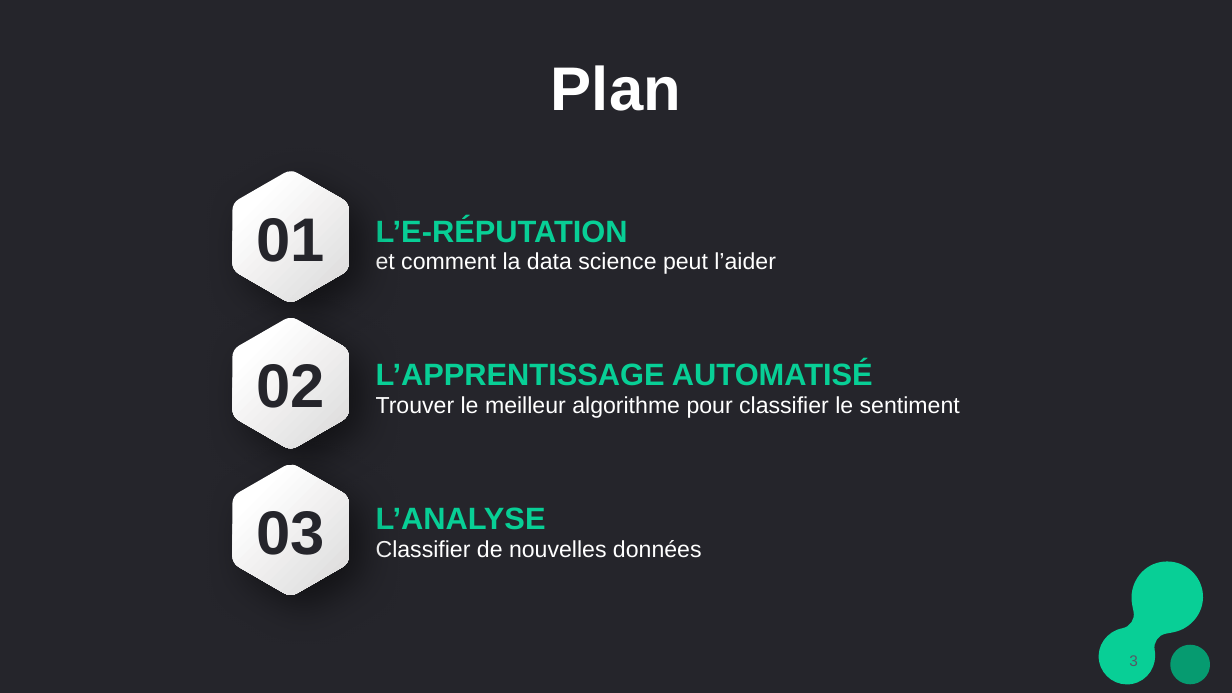
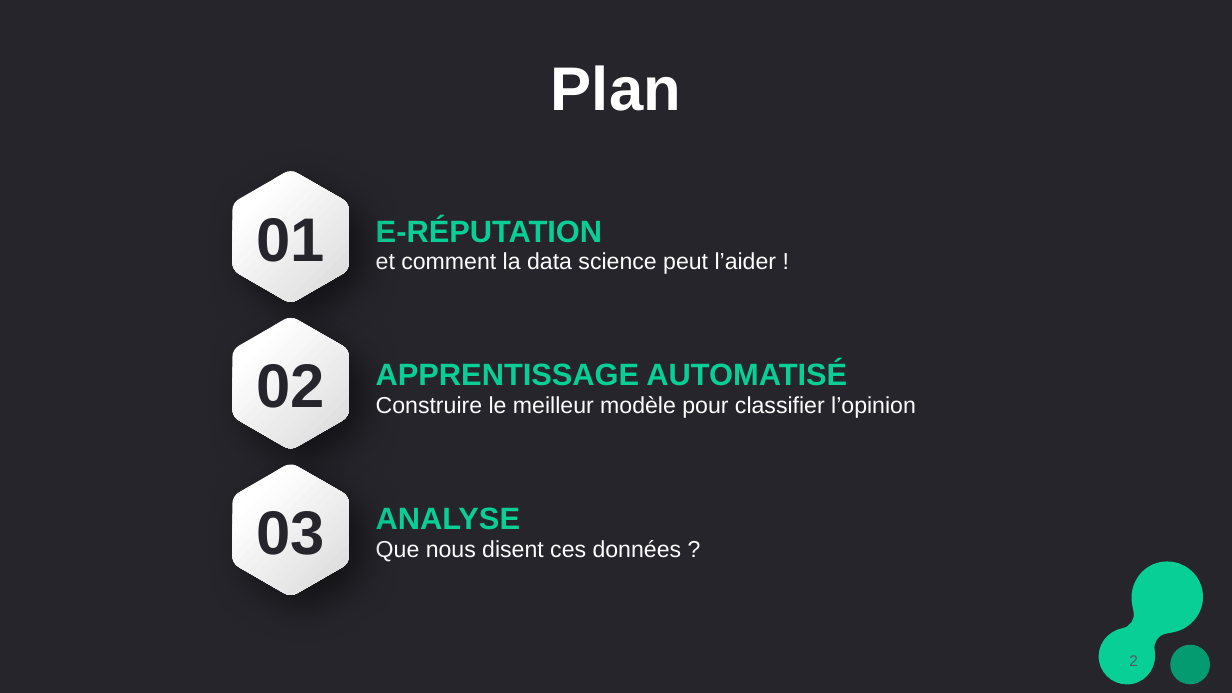
Before and after one commit to alinedebenath/ironhack-datalabs-dataparis0619-pt, a slide deck: slide 2 of final-project/NLP_marketing_ADebenath_2701.pptx (slide 3 before the commit). Drawn at 1232x693 pixels with LibreOffice and Linux fonts; fonts in the diff are those of the drawing. Boxes give left, top, right and bottom in pixels: in the first picture for what was removed or moved away, otherwise in the second. Text is boxed around its words. In the diff, an @@ line names an element or a change of style, - is before the commit and + after.

```diff
--- a/final-project/NLP_marketing_ADebenath_2701.pptx
+++ b/final-project/NLP_marketing_ADebenath_2701.pptx
@@ text at (376,217,602,243): text changed @@
-L’E-RÉPUTATION
+E-RÉPUTATION
@@ text at (376,361,847,386): text changed @@
-L’APPRENTISSAGE AUTOMATISÉ
+APPRENTISSAGE AUTOMATISÉ
@@ text at (376,396,916,418): text changed @@
-Trouver le meilleur algorithme pour classifier le sentiment
+Construire le meilleur modèle pour classifier l’opinion
@@ text at (376,507,520,530): text changed @@
-L’ANALYSE
+ANALYSE
@@ text removed at (376,540,702,558) @@
-Classifier de nouvelles données
@@ text added at (376,540,682,562), 18 pt, text #FFFFFF @@
+Que nous disent ces données ?
@@ page number at (1129,655,1138,666): text changed; text colour #575765 to #555565 @@
-3
+2
```
Also in this commit, not shown: 10 other slides changed, 7 slides added, 6 slides removed, 1 other file.
